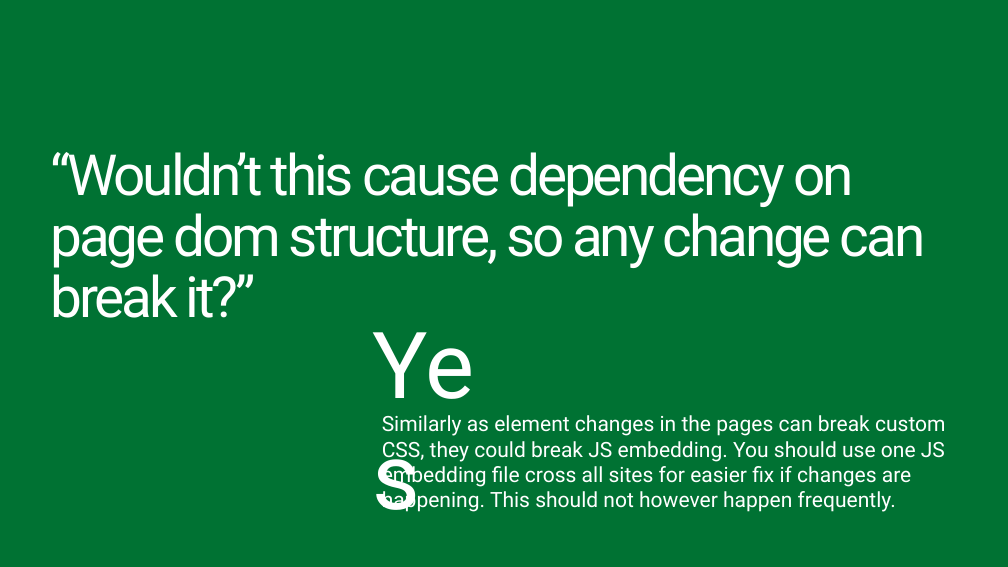
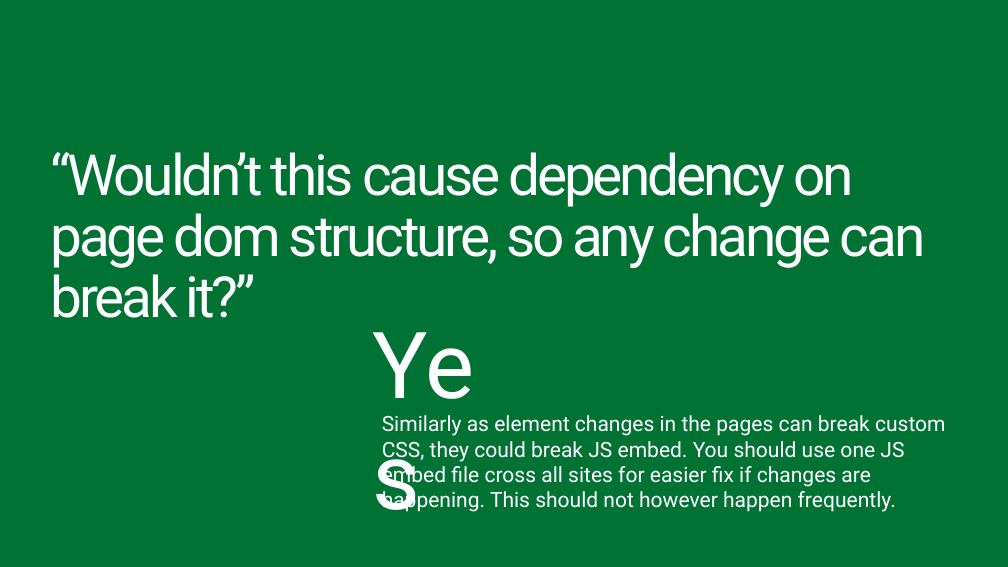
Before and after one commit to fabbbiob/TrainingContent, a slide deck: slide 15 of O3658/02 Managing site settings using app model/2_SiteManagement.pptx. Drawn at 1008x567 pixels with LibreOffice and Linux fonts; fonts in the diff are those of the drawing; background and template pictures are left out. Boxes give left, top, right and bottom in pixels: in the first picture for what was removed or moved away, otherwise in the second. Text is boxed around its words. In the diff, an @@ line names an element or a change of style, - is before the commit and + after.

Commit message:
Updated terminology for JS embed

```diff
--- a/O3658/02 Managing site settings using app model/2_SiteManagement.pptx
+++ b/O3658/02 Managing site settings using app model/2_SiteManagement.pptx
@@ text at box(382, 415, 946, 512): text changed @@
-Similarly as element changes in the pages can break custom CSS, they could break JS embedding. You should use one JS embedding file cross all sites for easier fix if changes are happening. This should not however happen frequently.
+Similarly as element changes in the pages can break custom CSS, they could break JS embed. You should use one JS embed file cross all sites for easier fix if changes are happening. This should not however happen frequently.
```
Also in this commit, not shown: 8 other slides changed, 1 other file.
